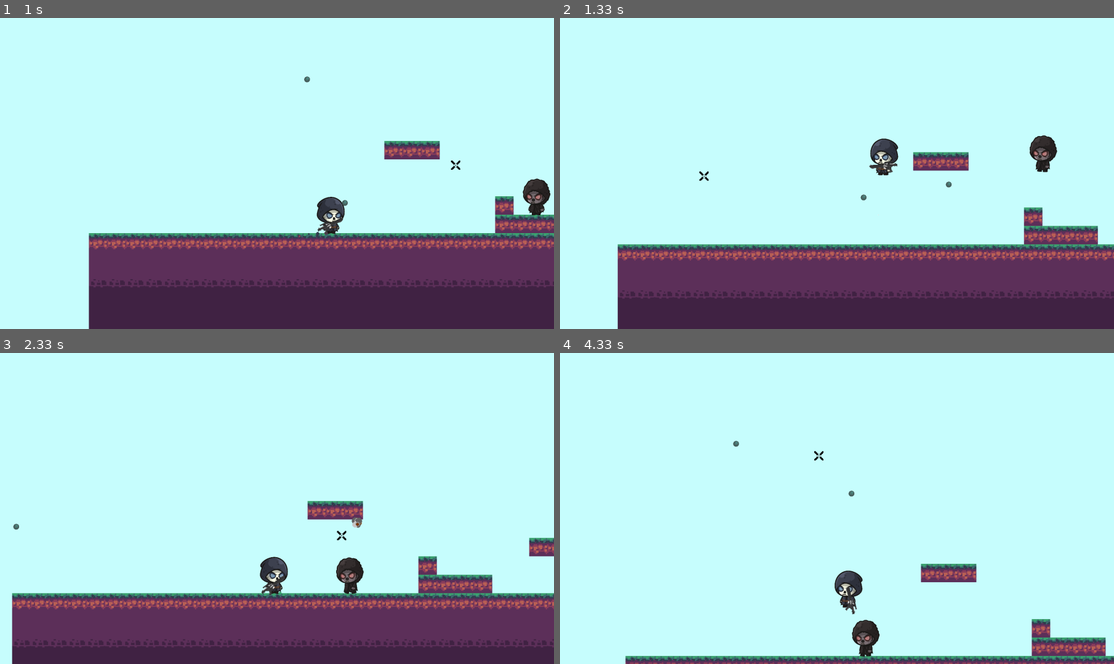
Above: before the commit, frames 1-4 (two rows, left to right).
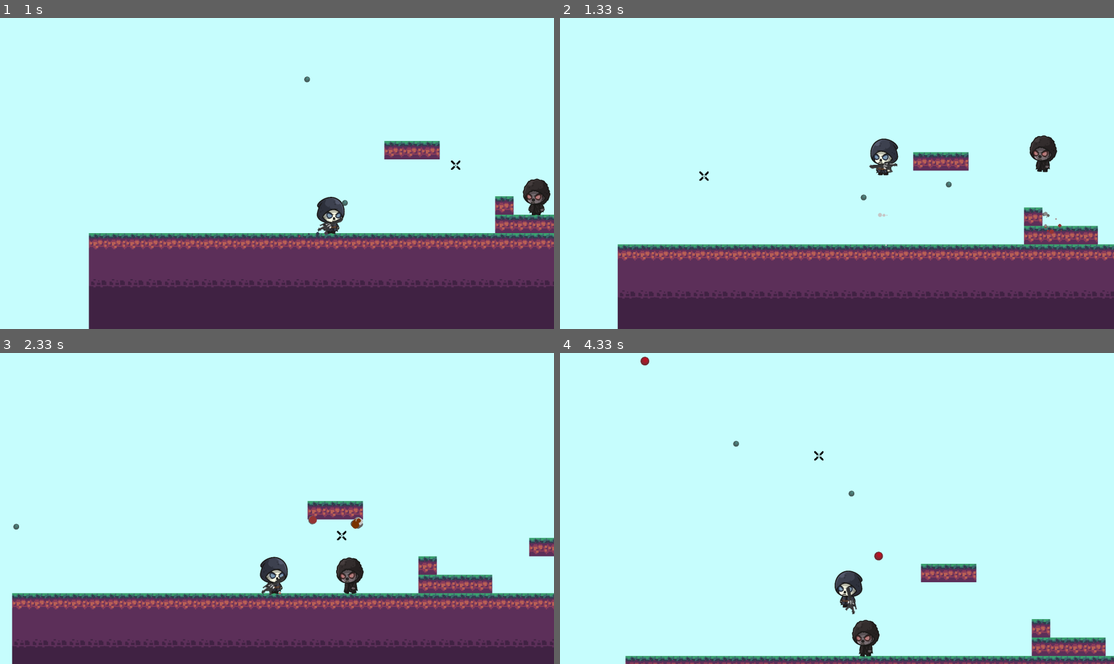
Above: after the commit, the same moments.

Repository: 000Nobody/Pygame-Platformer-Shooter
Game: pygame game, started from main.py
Two runs of this game, one before a commit and one after it. Both use one fixed random seed, a clock stepped at 60 frames per second and the inputs below.
Inputs (mouse positions are in pixels of both pictures, inside the frame that each line leads up to):
- Up to frame 1 (1 s): click (277, 173) at 0.38 s; hold D from 0.67 s (still down); click (454, 164) at 0.75 s
- Up to frame 2 (1.33 s): release D at 1.13 s; hold W from 1.17 s (still down); tap Space at 1.23 s; click (704, 176) at 1.25 s
- Up to frame 3 (2.33 s): release W at 1.47 s; hold D 1.5-1.97 s; tap Space at 1.57, 1.87, 2.07 s; click (360, 399) at 1.58 s; hold A from 2 s (still down); click (343, 536) at 2.08 s
- Up to frame 4 (4.33 s): tap Space at 2.37, 2.63, 2.93, 3.07, 3.47, 3.77, 4.13 s; release A at 2.53 s; hold A 2.57-2.97 s; click (848, 402) at 2.65 s; hold W 3-3.37 s; click (637, 499) at 3.08 s; hold D 3.4-4.03 s; click (842, 542) at 3.48 s; hold A from 4.07 s (still down); click (820, 455) at 4.15 s

Frame 1 is identical in both runs. In frame 2, less than 0.1% of the frame differs, in the area x 56-91%, y 62-75%; in frame 3, 0.1%, in the area x 50-66%, y 52-78%; in frame 4, less than 0.1%.

Commit message:
More work on enemies and bullet collision

Diff:
--- a/main.py
+++ b/main.py
@@ -42,6 +42,9 @@
 
 projectile_img = pygame.image.load('data/images/projectile.png').convert()
 projectile_img.set_colorkey((0, 0, 0))
+
+enemy_projectile_img = pygame.image.load('data/images/enemy_projectile.png').convert()
+enemy_projectile_img.set_colorkey((0, 0, 0))
 
 def load_animations(actions, folder_name): #(['Running', 'Idle'], 'player_images')
 	animation_database = {}
@@ -60,6 +63,7 @@
 explosion_sound = pygame.mixer.Sound('data/sounds/explosion.wav')
 enemy_hit_sound = pygame.mixer.Sound('data/sounds/enemy_hit.wav')
 enemy_death_sound = pygame.mixer.Sound('data/sounds/enemy_death.wav')
+player_hit_sound = pygame.mixer.Sound('data/sounds/player_hit.wav')
 jump_sound.set_volume(0.8)
 shoot_sound.set_volume(0.5)
 explosion_sound.set_volume(0.7)
@@ -109,13 +113,13 @@
 			y += 1
 
 class Player():
-	def __init__(self, width, height, vel, jump_height):
+	def __init__(self, width, height, vel, jump_height, health):
 		self.vel = vel
 		self.width = width
 		self.height = height
 		self.jump_height = jump_height
+		self.health = health
 		self.jumping = False
-		self.living = True
 		self.moving_right = False
 		self.moving_left = False
 		self.flip = False
@@ -191,9 +195,11 @@
 		enemies.clear()
 		bullets.clear()
 		particles.clear()
+		enemy_bullets.clear()
 		for enemy_pos in levels[self.level].enemy_pos:
 			enemies.append(Enemy(enemy_pos, 75, 125, 100, 1000, 1000))
 		pygame.mixer.music.play(-1)
+		self.health = 100
 		self.living = True
 
 	def draw(self):
@@ -225,6 +231,7 @@
 		enemies.clear()
 		particles.clear()
 		bullets.clear()
+		enemy_bullets.clear()
 		self.level = new_level
 		self.rect.topleft = levels[new_level].player_pos
 		for enemy_pos in levels[new_level].enemy_pos:
@@ -253,6 +260,7 @@
 		self.jump_height = 20
 		self.pathfind_range = pathfind_range
 		self.attack_range = attack_range
+		self.shoot_timer = 0
 		self.movement = [0, 0]
 		self.moving_right = False
 		self.moving_left = False
@@ -338,8 +346,13 @@
 		self.frame = frame
 
 	def attack(self):
+		self.shoot_timer += 1
 		if math.sqrt(abs((self.rect.centerx - player.rect.centerx)**2 + (self.rect.centery - player.rect.centery)**2)) <= self.attack_range:
-			pass
+			if self.shoot_timer >= 60:
+				self.slopex = (player.rect.centerx - scroll[0]) - (self.rect.centerx - scroll[0] + 5)
+				self.slopey = (player.rect.centery - scroll[1]) - (self.rect.centery - scroll[1] + 35)
+				enemy_bullets.append(Projectile(self.rect.centerx + 5, self.rect.centery + 35, 15, 17, 50, math.atan2(self.slopey, self.slopex), enemy_projectile_img))
+				self.shoot_timer = 0
 		if self.rect.colliderect(player.rect):
 			player.die()
 
@@ -396,14 +409,14 @@
 		# pygame.draw.rect(display, (0, 0, 0), self.gun_rect, 1)
 
 class Projectile():
-	def __init__(self, x, y, radius, vel, damage, angle, color):
+	def __init__(self, x, y, radius, vel, damage, angle, image):
 		self.x = x
 		self.y = y
 		self.radius = radius
 		self.vel = vel
 		self.damage = damage
 		self.angle = angle
-		self.color = color
+		self.image = image
 		self.rect = pygame.Rect(self.x - self.radius, self.y - self.radius, self.radius * 2, self.radius * 2)
 
 	def update(self):
@@ -417,8 +430,8 @@
 	def draw(self):
 		global projectile_img
 		self.rect = pygame.Rect(self.x - self.radius, self.y - self.radius, self.radius * 2, self.radius * 2)
-		projectile_img = pygame.transform.scale(projectile_img, (self.radius * 2, self.radius * 2))
-		display.blit(projectile_img, (int(self.x - scroll[0] - self.radius), int(self.y - scroll[1] - self.radius)))
+		self.image = pygame.transform.scale(self.image, (self.radius * 2, self.radius * 2))
+		display.blit(self.image, (int(self.x - scroll[0] - self.radius), int(self.y - scroll[1] - self.radius)))
 		# pygame.draw.rect(display, (0, 0, 0), self.rect)
 
 	def collision_check(self, rects, tiles):
@@ -465,7 +478,7 @@
 for level in levels:
 	levels[level].load_map()
 
-player = Player(75, 125, 10, 28)
+player = Player(75, 125, 10, 28, 100)
 
 for enemy_pos in levels[player.level].enemy_pos:
 	enemies.append(Enemy(enemy_pos, 75, 125, 100, 1000, 1000))
@@ -505,6 +518,9 @@
 	for particle in particles:
 		particle.draw()
 
+	for bullet in enemy_bullets:
+		bullet.draw()
+
 	for bullet in bullets:
 		bullet.draw()
 
@@ -534,7 +550,7 @@
 			mx, my = event.pos
 			slopex = mx - (player.rect.centerx - scroll[0] + 5)
 			slopey = my - (player.rect.centery - scroll[1] + 35)
-			bullets.append(Projectile(player.rect.centerx + 5, player.rect.centery + 35, 10, 14, 15, math.atan2(slopey, slopex), (0, 100, 255)))
+			bullets.append(Projectile(player.rect.centerx + 5, player.rect.centery + 35, 10, 14, 15, math.atan2(slopey, slopex), projectile_img))
 			shoot_sound.play()
 
 		if event.type == pygame.KEYDOWN:
@@ -562,10 +578,12 @@
 				player.vel = 10
 
 	if player.rect.y >= WINDOW_SIZE[1] + 300:
-		player.living = False
+		player.die()
+	if player.health <= 0:
+		player.die()
 
 	for bullet in bullets:
-		if len(bullets) <= 20:
+		if len(bullets) <= 30:
 			bullet.update()
 			for enemy in enemies:
 				if bullet.rect.colliderect(enemy.rect):
@@ -573,7 +591,7 @@
 					enemy.health -= bullet.damage
 					enemy_hit_sound.play()
 					for i in range(8):
-						particles.append(Particle(bullet.x, bullet.y, [(50, 50, 50), (180, 30, 30), (180, 30, 30), (150, 150, 150)], -25, 25, -50, 0, 3, 10, 0.4, 0.2))
+						particles.append(Particle(bullet.x, bullet.y, [(50, 50, 50), (180, 30, 30), (180, 30, 30), (150, 150, 150), (100, 0, 0)], -25, 25, -50, 0, 3, 10, 0.4, 0.2))
 			if bullet.collision_types['top'] or bullet.collision_types['bottom'] or bullet.collision_types['right'] or bullet.collision_types['left']:
 				bullets.remove(bullet)
 				explosion_sound.play()
@@ -592,6 +610,33 @@
 		else:
 			bullets.remove(bullet)
 
+	for bullet in enemy_bullets:
+		if len(enemy_bullets) <= 30:
+			bullet.update()
+			if bullet.rect.colliderect(player.rect):
+				player.health -= bullet.damage
+				player_hit_sound.play()
+				for i in range(10):
+					particles.append(Particle(bullet.x, bullet.y, [(50, 50, 50), (180, 30, 30), (150, 150, 150), (94, 49, 91)], -25, 25, -50, 0, 3, 10, 0.4, 0.2))
+				enemy_bullets.remove(bullet)
+			if bullet.collision_types['top'] or bullet.collision_types['bottom'] or bullet.collision_types['right'] or bullet.collision_types['left']:
+				enemy_bullets.remove(bullet)
+				explosion_sound.play()
+				if bullet.collision_types['top']:
+					for i in range(23):
+						particles.append(Particle(bullet.x, bullet.y, [(140, 140, 140), (100, 100, 100), (150, 54, 54)], -25, 25, 10, 60, 4, 15, 0.4, 0.2))
+				if bullet.collision_types['bottom']:
+					for i in range(23):
+						particles.append(Particle(bullet.x, bullet.y, [(140, 140, 140), (100, 100, 100), (150, 54, 54)], -25, 25, -60, -10, 4, 15, 0.4, 0.2))
+				if bullet.collision_types['right']:
+					for i in range(23):
+						particles.append(Particle(bullet.x, bullet.y, [(140, 140, 140), (100, 100, 100), (150, 54, 54)], -60, -10, -25, 25, 4, 15, 0.4, 0.2))
+				if bullet.collision_types['left']:
+					for i in range(23):
+						particles.append(Particle(bullet.x, bullet.y, [(140, 140, 140), (100, 100, 100), (150, 54, 54)], 10, 60, -25, 25, 4, 15, 0.4, 0.2))
+		else:
+			enemy_bullets.remove(bullet)
+
 	if player.moving_right and player.collision_types['bottom']:
 		particles.append(Particle(player.rect.midbottom[0], player.rect.midbottom[1], [(60, 163, 112), (61, 111, 112), (50, 62, 79), (94, 49, 91), (140, 63, 93), (186, 97, 86)], -50, 0, 0, 5, 2, 8, 0.4, 0.2))
 	if player.moving_left and player.collision_types['bottom']:
@@ -607,14 +652,12 @@
 			enemies.remove(enemy)
 			enemy_death_sound.play()
 			for i in range(50):
-				particles.append(Particle(enemy.rect.centerx, enemy.rect.centery, [(140, 140, 140), (255, 50, 50), (255, 50, 50), (255, 50, 50), (50, 50, 50)], -40, 40, -80, 0, 4, 15, 0.4, 0.2))
+				particles.append(Particle(enemy.rect.centerx, enemy.rect.centery, [(140, 140, 140), (255, 50, 50), (255, 50, 50), (255, 50, 50), (50, 50, 50), (100, 0, 0)], -40, 40, -80, 0, 4, 15, 0.4, 0.2))
 		else:
 			enemy.update()
 
 	player.update()
 	gun.update()
 	draw()
-	if not player.living:
-		player.die()
 
 	# print(clock.get_fps())
Binary file added: data/images/enemy_projectile.png
Not shown, added: data/sounds/player_hit.wav
